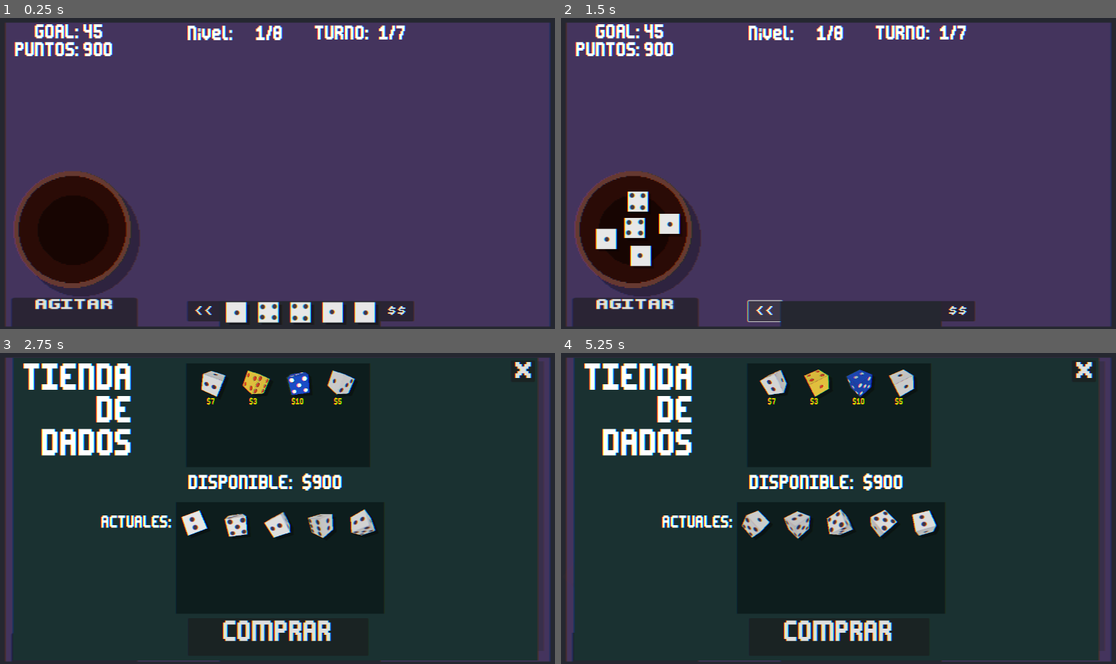
Above: before the commit, frames 1-4 (two rows, left to right).
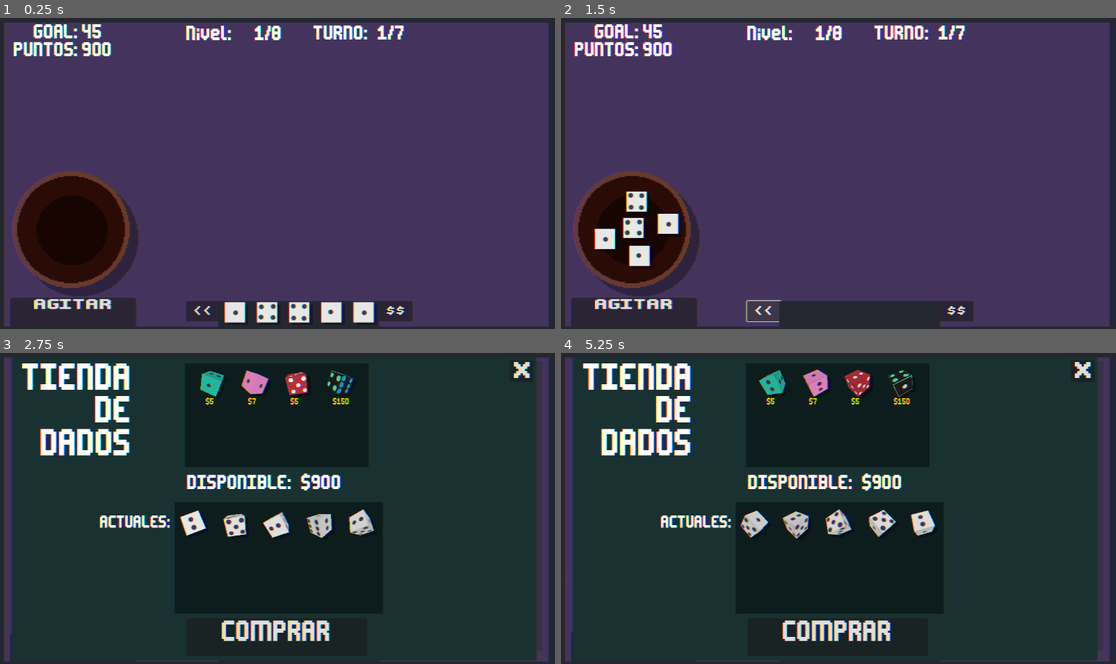
Above: after the commit, the same moments.

Repository: mcerdeira/generala-dice
Game: Godot game, scene res://scenes/main.tscn
Two runs of this game, one before a commit and one after it. Both use one fixed random seed, a clock stepped at 60 frames per second and the inputs below. Sound files missing from this copy of the repository are replaced by a short silence.
Inputs:
- Up to frame 1 (0.25 s): no input
- Up to frame 2 (1.5 s): click "AGITAR" at 0.5 s; click "<<" at 1.25 s
- Up to frame 3 (2.75 s): click "$$" at 2 s
- Up to frame 4 (5.25 s): click "X" at 2.75 s; click "AGITAR" at 3.5 s; click "TIRAR" at 4.25 s; click "$$" at 5 s

The runs differ from the first frame. In frame 1, 4.4% of the frame differs, in the area x 0-100%, y 1-100%; in frame 2, 4.4%; in frame 3, 7.6%; in frame 4, 7.7%.

Commit message:
Mas cosas de dados

Diff:
--- a/scenes/Dice.gd
+++ b/scenes/Dice.gd
@@ -64,6 +64,12 @@
 	stoped = false
 
 func _physics_process(delta):
+	if DiceType == Global.DiceTypes.Rubber:
+		if stoped and !rolling:
+			$btn_flip.visible = true
+	else:
+		$btn_flip.visible = false
+
 	if shaking:
 		rotation_degrees = randf_range(-4.0, 4.0)
 		$lbl_add.rotation_degrees = randf_range(-4.0, 4.0)
@@ -115,3 +121,8 @@
 			if dragged:
 				if event is InputEventMouseButton && event.is_action_released("click"):
 					dragged = false
+
+func _on_btn_flip_pressed():
+	if DiceType == Global.DiceTypes.Rubber:
+		$SubViewport/Node3D.flip(currentvalue)
+		Global.point_list.refresh()
--- a/scenes/Dice.tscn
+++ b/scenes/Dice.tscn
@@ -77,6 +77,17 @@
 offset_right = 26.0
 offset_bottom = 26.0
 
+[node name="btn_flip" type="Button" parent="."]
+visible = false
+offset_left = 26.0
+offset_top = -24.0
+offset_right = 67.0
+offset_bottom = -2.0
+theme_override_fonts/font = ExtResource("3_xq7bm")
+theme_override_font_sizes/font_size = 18
+text = "FLIP!"
+
 [connection signal="area_entered" from="." to="." method="_on_area_entered"]
 [connection signal="body_entered" from="." to="." method="_on_body_entered"]
 [connection signal="gui_input" from="Control" to="." method="_on_control_gui_input"]
+[connection signal="pressed" from="btn_flip" to="." method="_on_btn_flip_pressed"]
--- /dev/null
+++ b/scenes/Shaker.gd
@@ -0,0 +1,37 @@
+extends Node2D
+
+var camera_shake_intensity = 0.0
+var camera_shake_duration = 0.0
+@export var camera : Camera2D = null
+
+enum Type {Random, Sine, Noise}
+
+func _ready():
+	Global.shaker_obj = self
+
+func shake(intensity, duration, type = Type.Random, _global_position = null):
+	if intensity > camera_shake_intensity and duration > camera_shake_duration:
+		camera_shake_intensity = intensity
+		camera_shake_duration = duration
+
+func _physics_process(delta):
+	if camera == null:
+		return
+
+	if camera_shake_duration <= 0:
+		# Reset the camera when the shaking is done
+		camera.offset = Vector2(0, 0)
+		camera_shake_intensity = 0.0
+		camera_shake_duration = 0.0
+		return
+
+	camera_shake_duration = camera_shake_duration - delta
+
+	# Shake it
+	var offset = Vector2.ZERO
+
+	offset = Vector2(randf(), randf()) * camera_shake_intensity
+
+	offset = offset
+
+	camera.offset = offset
--- a/scenes/dice3D.gd
+++ b/scenes/dice3D.gd
@@ -7,11 +7,16 @@
 var target_rotation = Vector3.ZERO
 var align_speed = 5  # Velocidad de alineación
 var DiceType = Global.DiceTypes.Normal
+var currentvalue = -1
 
 func _ready():
 	randomize()
 	x_pos = Global.pick_random([0.0, 90.0, 180.0, 270.0])
 	y_pos = Global.pick_random([0.0, 90.0, 180.0, 270.0])
+	if DiceType == Global.DiceTypes.Loaded:
+		x_pos = 90.0
+		y_pos = 180.0
+
 	#z_pos = Global.pick_random([0.0, 90.0, 180.0, 270.0])
 	rotation.x = deg_to_rad(x_pos)
 	rotation.y = deg_to_rad(y_pos)
@@ -88,14 +93,38 @@
 		if x_pos == 270 and y_pos == 270:
 			return 2
 
+func flip(currentvalue):
+	if currentvalue == 1:
+		align_to_nearest(6)
+	elif currentvalue == 2:
+		align_to_nearest(5)
+	elif currentvalue == 3:
+		align_to_nearest(4)
+	elif currentvalue == 4:
+		align_to_nearest(3)
+	elif currentvalue == 5:
+		align_to_nearest(2)
+	elif currentvalue == 6:
+		align_to_nearest(1)
 
 # Función para alinear a la posición más cercana
-func align_to_nearest():
+func align_to_nearest(_forcedvalue = null):
 	var curr_rotx = rad_to_deg(rotation.x)
 	var curr_roty = rad_to_deg(rotation.y)
-	var num_dest = Global.pick_random([1, 2, 3, 4, 5, 6])
+	var num_dest = -1
+	if DiceType == Global.DiceTypes.D2:
+		num_dest = Global.pick_random([1, 2])
+	elif DiceType == Global.DiceTypes.D3:
+		num_dest = Global.pick_random([1, 2, 3])
+	elif DiceType == Global.DiceTypes.Loaded:
+		num_dest = 6
+	else:
+		num_dest = Global.pick_random([1, 2, 3, 4, 5, 6])
+
+	if _forcedvalue != null:
+		num_dest = _forcedvalue
+
 	var resu = null
-
 	match num_dest:
 		1:
 			resu = Global.pick_random([
--- a/scenes/main.gd
+++ b/scenes/main.gd
@@ -9,7 +9,7 @@
 	Global.DiceclickSFX = preload("res://sfx/dice_click.wav")
 	Global.ScoreSFX = preload("res://sfx/score.wav")
 	Global.ClickSFX = preload("res://sfx/button_click.wav")
-	Music.play(Global.Temardo)
+	#Music.play(Global.Temardo)
 
 func _physics_process(delta):
 	if Input.is_action_just_pressed("toggle_fullscreen"):
--- a/scenes/main.tscn
+++ b/scenes/main.tscn
@@ -1,8 +1,9 @@
-[gd_scene load_steps=15 format=3 uid="uid://cp6k2aibvb5x0"]
+[gd_scene load_steps=16 format=3 uid="uid://cp6k2aibvb5x0"]
 
 [ext_resource type="PackedScene" uid="uid://djocrijh1ceom" path="res://scenes/Beaker.tscn" id="1_7se6j"]
 [ext_resource type="Script" path="res://scenes/main.gd" id="1_wbabm"]
 [ext_resource type="PackedScene" uid="uid://dufepst0w8rkr" path="res://scenes/Dice.tscn" id="2_tcovt"]
+[ext_resource type="PackedScene" path="res://scenes/shaker.tscn" id="2_wtsft"]
 [ext_resource type="Texture2D" uid="uid://3s8wbw4jv3gl" path="res://sprites/wall.png" id="4_36hgn"]
 [ext_resource type="PackedScene" uid="uid://c1178aepiu4hq" path="res://scenes/wall_1.tscn" id="4_rgh4a"]
 [ext_resource type="FontFile" uid="uid://qlhmfs1ahw63" path="res://fonts/prstartk.ttf" id="5_ciusn"]
@@ -24,6 +25,13 @@
 [node name="Main" type="Node2D"]
 position = Vector2(133, 61)
 script = ExtResource("1_wbabm")
+
+[node name="Shaker" parent="." node_paths=PackedStringArray("camera") instance=ExtResource("2_wtsft")]
+camera = NodePath("../Camera2D")
+
+[node name="Camera2D" type="Camera2D" parent="."]
+position = Vector2(-130, -61)
+anchor_mode = 0
 
 [node name="Beaker" parent="." node_paths=PackedStringArray("DiceMan") instance=ExtResource("1_7se6j")]
 z_index = -10
--- a/scenes/node_3d.gd
+++ b/scenes/node_3d.gd
@@ -4,6 +4,9 @@
 
 func initialize():
 	$dice3D.initialize()
+
+func flip(currentvalue):
+	$dice3D.flip(currentvalue)
 
 func ChangeType(_DiceType):
 	DiceType = _DiceType
--- a/scenes/pointlist.gd
+++ b/scenes/pointlist.gd
@@ -41,6 +41,10 @@
 
 func fade_in():
 	visible = true
+	reset_points_table()
+	calc_posible_points()
+
+func refresh():
 	reset_points_table()
 	calc_posible_points()
 
@@ -322,14 +326,22 @@
 		$items.deselect(i)
 
 func _on_button_pressed(): #ANOTAR
+	Global.shaker_obj.shake(3, 1)
+
 	if current_dices.size() > 0:
 		for d in current_dices:
 			if d.DiceType == Global.DiceTypes.PlusDice:
 				current_points += d.currentvalue
 
+		var mult = 1
 		for d in current_dices:
 			if d.DiceType == Global.DiceTypes.MultDice:
-				current_points *= d.currentvalue
+				mult += d.currentvalue
+			if d.DiceType == Global.DiceTypes.MultDice2:
+				mult += 2
+
+		if mult != 1:
+			current_points *= mult
 
 	Global.play_sound(Global.ScoreSFX)
 	Global.InternarlTurn = 1
--- /dev/null
+++ b/scenes/shaker.tscn
@@ -0,0 +1,6 @@
+[gd_scene load_steps=2 format=3 uid="uid://ba2tdpbkss4pb"]
+
+[ext_resource type="Script" path="res://scenes/Shaker.gd" id="1_wtlu5"]
+
+[node name="Shaker" type="Node2D"]
+script = ExtResource("1_wtlu5")
--- a/scripts/Global.gd
+++ b/scripts/Global.gd
@@ -7,6 +7,7 @@
 var DiceclickSFX = null
 var ScoreSFX = null
 var ClickSFX = null
+var shaker_obj = null
 
 enum Statuses {
 	IDLE,
@@ -40,17 +41,22 @@
 	D2,
 	D3,
 	TurnPlus,
+	Rubber,
+	MultDice2,
 }
 
 var DiceTypes = {
 	Normal = {"id": DiceIDs.Normal, "price": 0, "texture": load("res://sprites/dices/cube1.png"), "title": "Dado normal", "description": "Confiable dado de [color=red] 6[/color] lados."},
-	Loaded = {"id": DiceIDs.Loaded, "price": 10, "texture": load("res://sprites/dices/loaded.png"), "title": "Dado cargado", "description": "Siempre sale un [color=red] 5[/color]."},
+	Loaded = {"id": DiceIDs.Loaded, "price": 10, "texture": load("res://sprites/dices/loaded.png"), "title": "Dado cargado", "description": "Siempre sale un [color=red] 6[/color]."},
 	PlusDice = {"id": DiceIDs.PlusDice, "price": 6, "texture": load("res://sprites/dices/plusdice.png"), "title": "Dado plus", "description": "[color=red]Suma[/color] su valor al puntaje."},
 	MultDice = {"id": DiceIDs.MultDice, "price": 150, "texture": load("res://sprites/dices/muldice.png"), "title": "Dado multiplicador", "description": "[color=red]Multiplica[/color] el puntaje por su valor."},
+	MultDice2 = {"id": DiceIDs.MultDice2, "price": 10, "texture": load("res://sprites/dices/muldice2.png"), "title": "Dado x2", "description": "[color=red]Multiplica[/color] el puntaje por [color=red] 2[/color]."},
+
 	Copy = {"id": DiceIDs.Copy, "price": 10, "texture": load("res://sprites/dices/copy.png"), "title": "Dado copion", "description": "[color=red]Copia[/color] el valor de otro dado al azar."},
 	D2 = {"id": DiceIDs.D2, "price": 7, "texture": load("res://sprites/dices/dx2.png"), "title": "Dado D2", "description": "Solo tiene [color=red] 2[/color] valores."},
 	D3 = {"id": DiceIDs.D3, "price": 5, "texture": load("res://sprites/dices/dx3.png"), "title": "Dado D3", "description": "Solo tiene [color=red] 3[/color] valores."},
-	TurnPlus = {"id": DiceIDs.TurnPlus, "price": 3, "texture": load("res://sprites/dices/turnplus.png"), "title": "Dado +1 Turno", "description": "Tener este dado suma [color=red] 1[/color] turno la partida."}
+	TurnPlus = {"id": DiceIDs.TurnPlus, "price": 3, "texture": load("res://sprites/dices/turnplus.png"), "title": "Dado +1 Turno", "description": "Tener este dado suma [color=red] 1[/color] turno la partida."},
+	Rubber = {"id": DiceIDs.Rubber, "price": 5, "texture": load("res://sprites/dices/rubber.png"), "title": "Dado de goma", "description": "Al tirarlo permite un [color=red] flip[/color] a su lado opuesto."},
 }
 
 var DiceChances = [
@@ -61,6 +67,8 @@
 	DiceTypes.D2,
 	DiceTypes.D3,
 	DiceTypes.TurnPlus,
+	DiceTypes.Rubber,
+	DiceTypes.MultDice2,
 ]
 
 var DiceChancesTmp = []
@@ -121,6 +129,8 @@
 		return "X" + str(currentvalue)
 	elif DiceType == Global.DiceTypes.PlusDice:
 		return "+" + str(currentvalue)
+	elif DiceType == Global.DiceTypes.MultDice2:
+		return "X" + str(2)
 	else:
 		return ""
 
Not shown, added: docs/ideas_dados.txt
Binary file changed: sprites/dices/dx2.png
Binary file changed: sprites/dices/dx3.png
Binary file changed: sprites/dices/loaded.png
Binary file added: sprites/dices/muldice2.png
Not shown, added: sprites/dices/muldice2.png.import
Binary file added: sprites/dices/rubber.png
Not shown, added: sprites/dices/rubber.png.import
